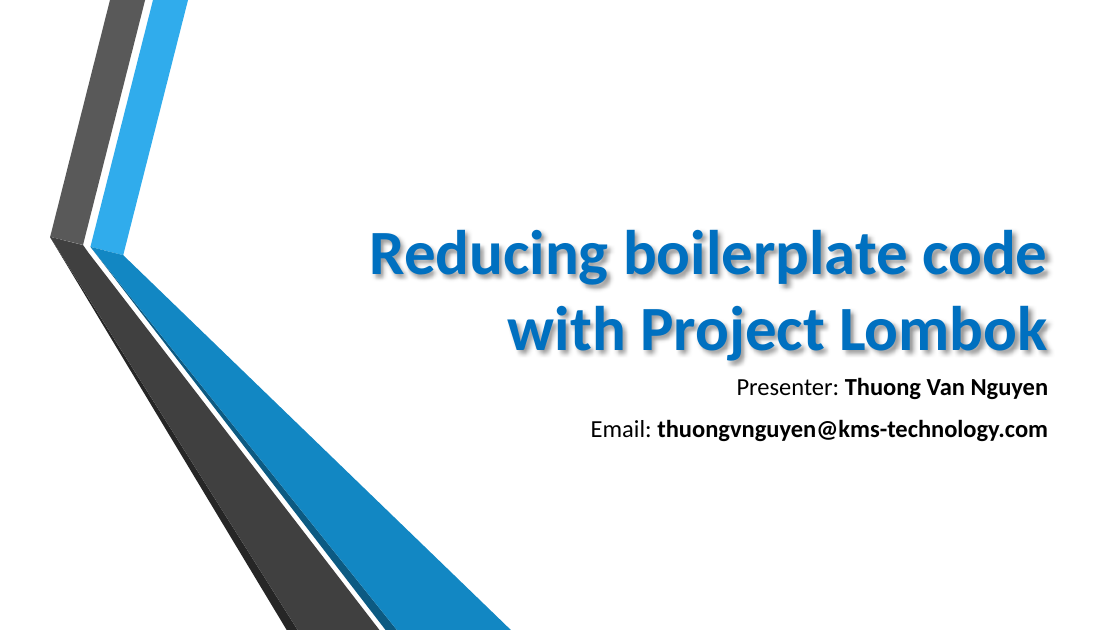
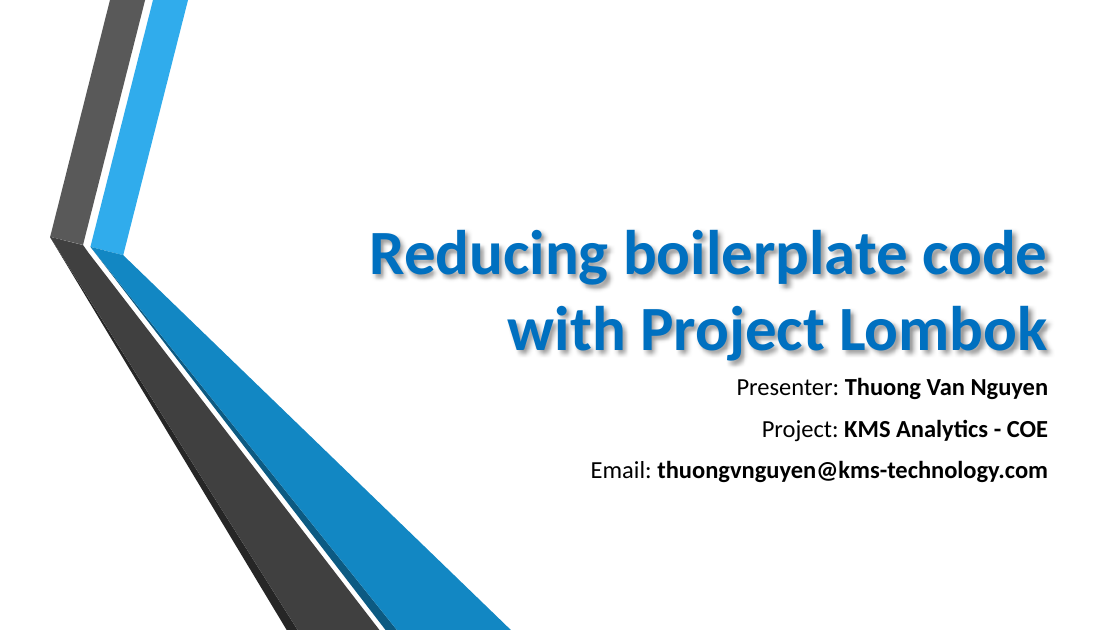
Before and after one commit to vanthuongkb/vanthuong, a slide deck: slide 1 of LombokPresentation.pptm. Drawn at 1120x630 pixels with LibreOffice and Linux fonts; fonts in the diff are those of the drawing; background and template pictures are left out. Boxes give left, top, right and bottom in pixels: in the first picture for what was removed or moved away, otherwise in the second. Text is boxed around its words. In the diff, an @@ line names an element or a change of style, - is before the commit and + after.

Commit message:
Lombok presentation

```diff
--- a/LombokPresentation.pptm
+++ b/LombokPresentation.pptm
@@ subtitle at [762, 419, 1048, 442]: paragraph added @@
+Project: KMS Analytics - COE
```
Also in this commit, not shown: 1 other slide changed.
